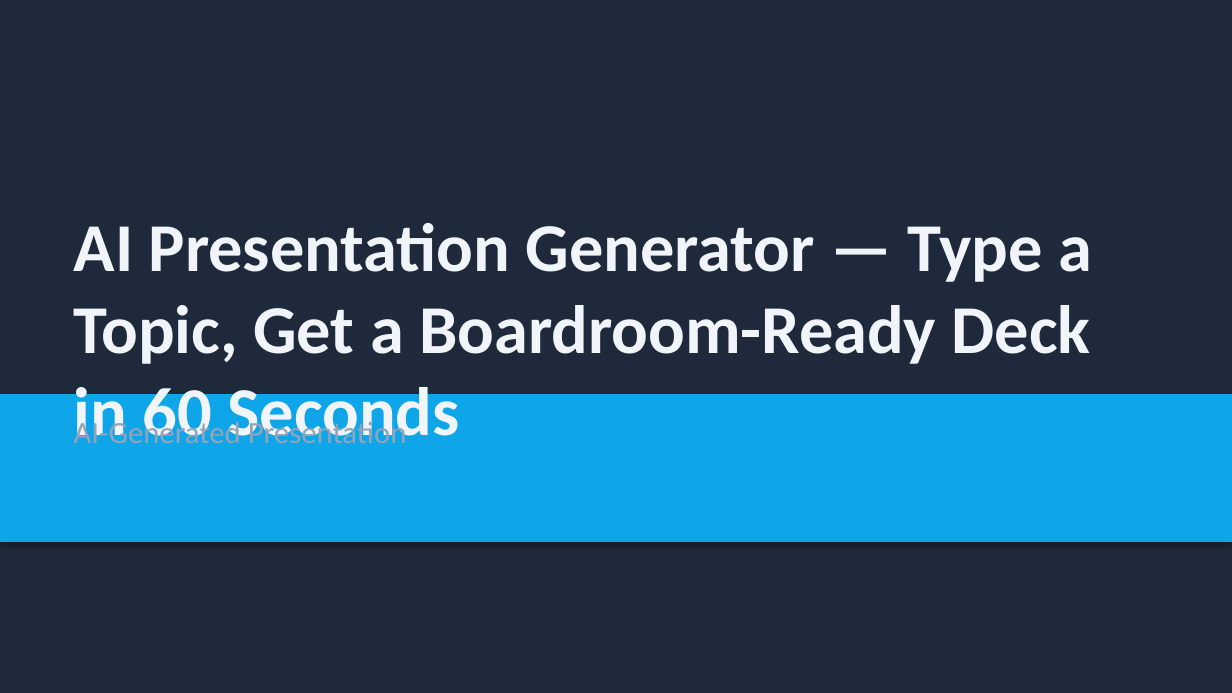
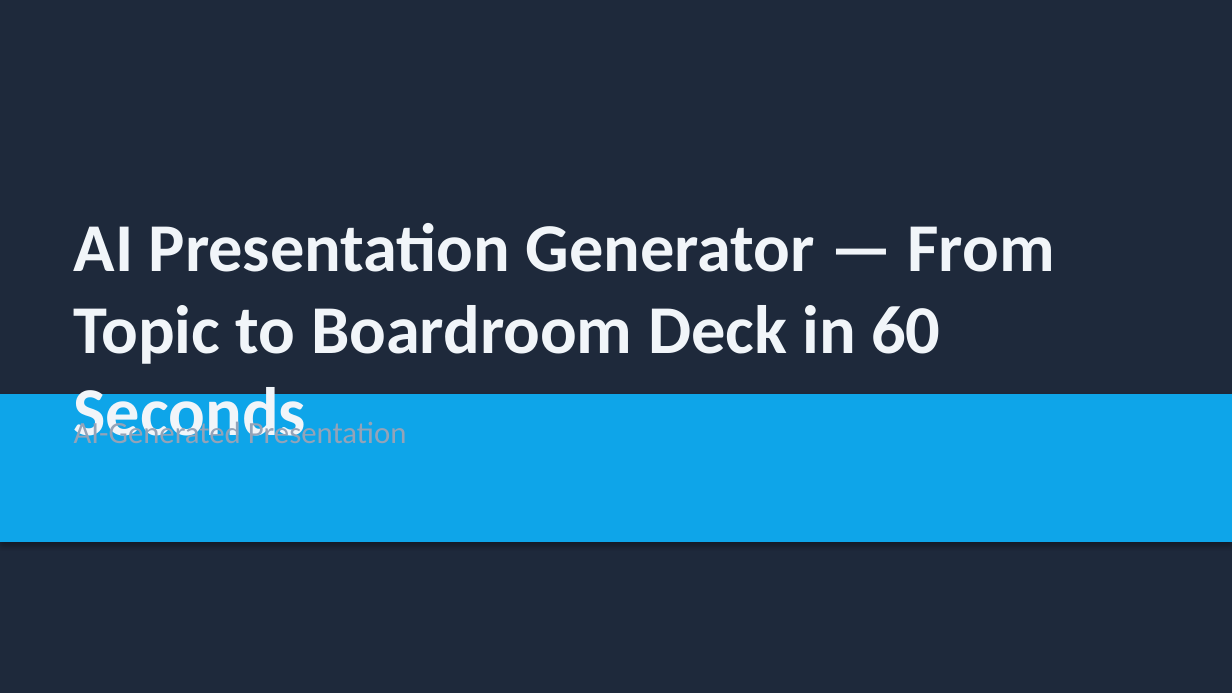
Before and after one commit to Moodswing9/claude-deck-generator, a slide deck: slide 1 of AI_Presentation_Generator_Pitch.pptx. Drawn at 1232x693 pixels with LibreOffice and Linux fonts; fonts in the diff are those of the drawing. Boxes give left, top, right and bottom in pixels: in the first picture for what was removed or moved away, otherwise in the second. Text is boxed around its words. In the diff, an @@ line names an element or a change of style, - is before the commit and + after.

```diff
--- a/AI_Presentation_Generator_Pitch.pptx
+++ b/AI_Presentation_Generator_Pitch.pptx
@@ text at (74,223,1055,364): text changed @@
-AI Presentation Generator — Type a Topic, Get a Boardroom-Ready Deck in 60 Seconds
+AI Presentation Generator — From Topic to Boardroom Deck in 60 Seconds
```
Also in this commit, not shown: 8 other slides changed, 2 slides added, 2 slides removed, 4 other files.
